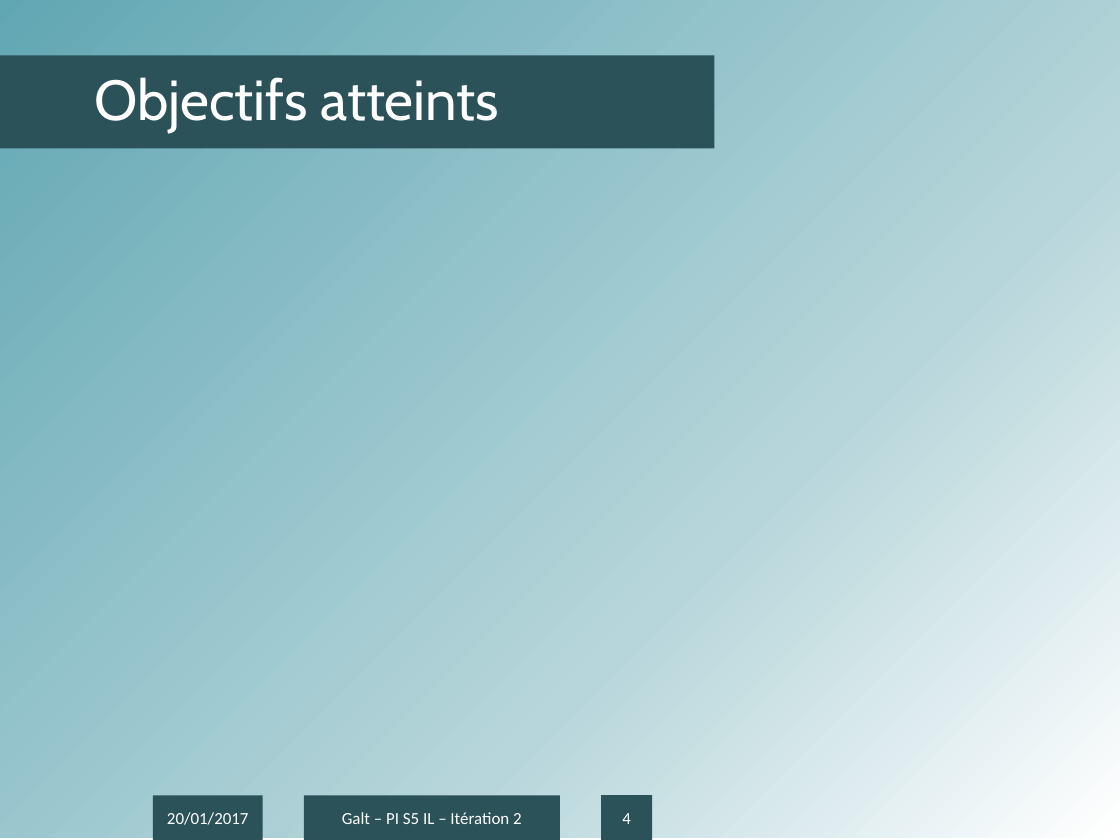
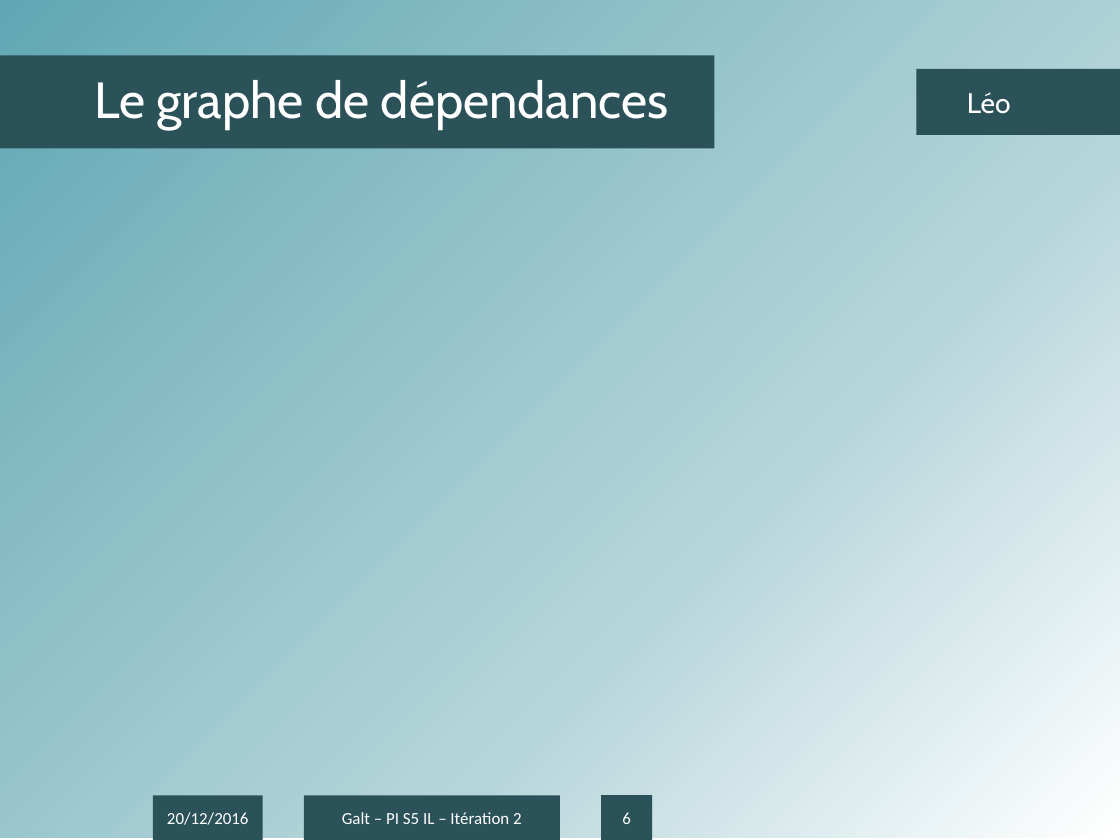
Before and after one commit to antonin-charrier/Project-Galt, a slide deck: slide 6 of Itérations/Présentation IT2.pptx (slide 4 before the commit). Drawn at 1120x840 pixels with LibreOffice and Linux fonts; fonts in the diff are those of the drawing; background and template pictures are left out. Boxes give left, top, right and bottom in pixels: in the first picture for what was removed or moved away, otherwise in the second. Text is boxed around its words. In the diff, an @@ line names an element or a change of style, - is before the commit and + after.

```diff
--- a/Itérations/Présentation IT2.pptx
+++ b/Itérations/Présentation IT2.pptx
@@ title at (x1=94, y1=80, x2=669, y2=129): text changed; size 40 to 36 pt @@
-Objectifs atteints
+Le graphe de dépendances
@@ text added at (x1=917, y1=69, x2=1120, y2=135), fill #2B5259, 20 pt, text #FFFFFF @@
+Léo
@@ text in rectangle at (x1=167, y1=812, x2=249, y2=825): text changed @@
-20/01/2017
+20/12/2016
@@ page number at (x1=622, y1=812, x2=631, y2=824): text changed @@
-4
+6
```
Also in this commit, not shown: 4 other slides changed, 3 slides added, 1 other file.
